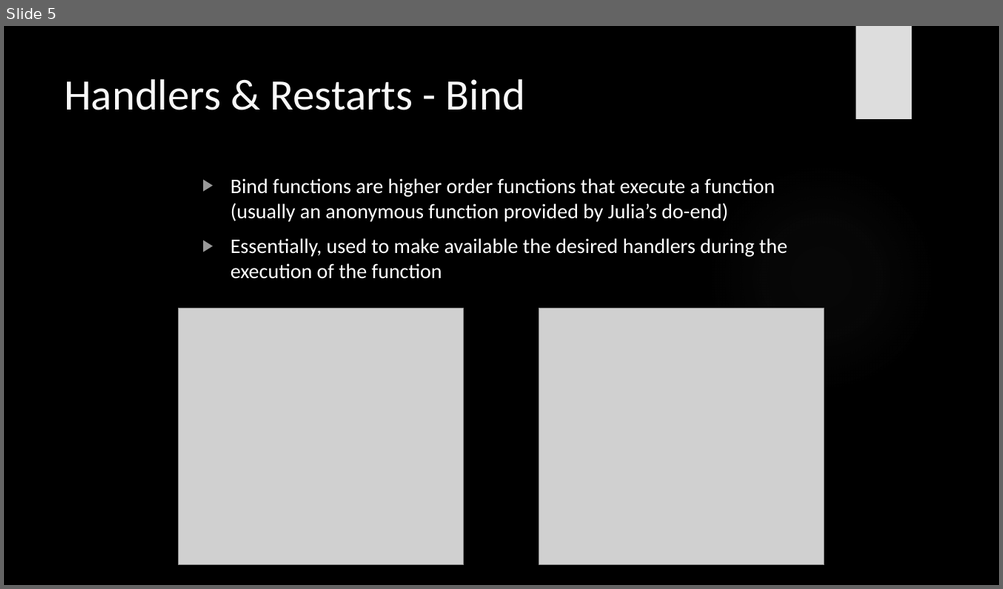
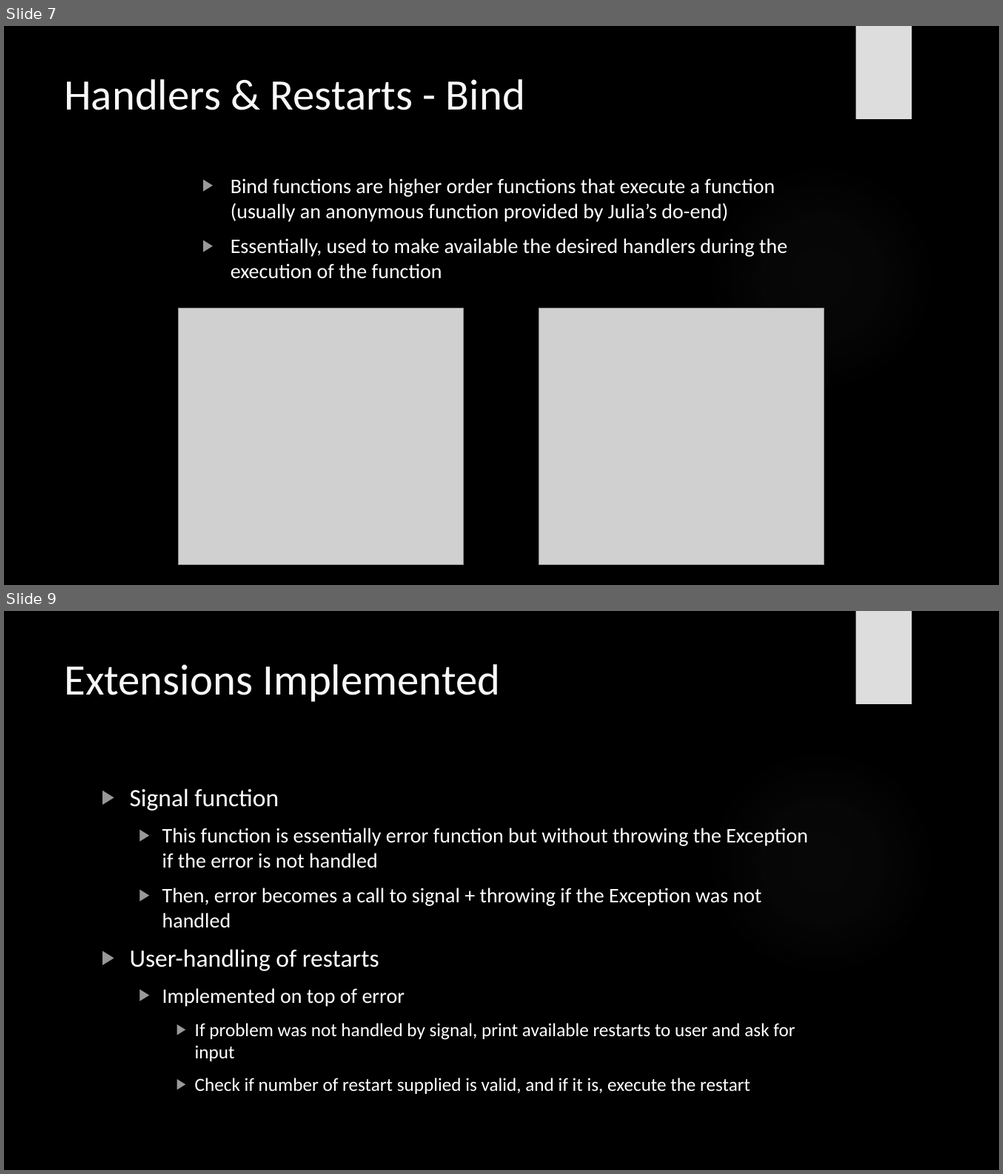
Before and after one commit to davidfrickert/PAva-19-20, a slide deck: PAva_Presentation.pptx. Shown one above the other, each under a label of ours: slide 5 before the commit, slides 7 and 9 after it; the slides between them are not shown. The pictures are 1003x589 and 1003x1174 pixels, drawn with LibreOffice and Linux fonts; fonts in the diff are those of the drawing; grey boxes stand for pictures; background and template pictures are left out. Boxes give left, top, right and bottom in pixels: in the first picture for what was removed or moved away, otherwise in the second. Text is boxed around its words. In the diff, an @@ line names an element or a change of style, - is before the commit and + after.

```diff
--- a/PAva_Presentation.pptx
+++ b/PAva_Presentation.pptx
@@ slide 9 added at (4,611,999,1170), background picture (left out); not listed: 2 template elements that a slide beside it also shows @@
@@ title added at (64,664,500,702), 42 pt, text #F8F8F8 @@
+Extensions Implemented
@@ text added at (130,789,808,1094), 20 pt, text #FFFFFF @@
+▶ Signal function
+  ▶ This function is essentially error function but without throwing the Exception if the error is not handled
+  ▶ Then, error becomes a call to signal + throwing if the Exception was not handled
+▶ User-handling of restarts
+  ▶ Implemented on top of error
+    ▶ If problem was not handled by signal, print available restarts to user and ask for input
+    ▶ Check if number of restart supplied is valid, and if it is, execute the restart
@@ what was slide 5 is now slide 7 @@
```
Also in this commit, not shown: 2 slides changed, 1 other slide added.
